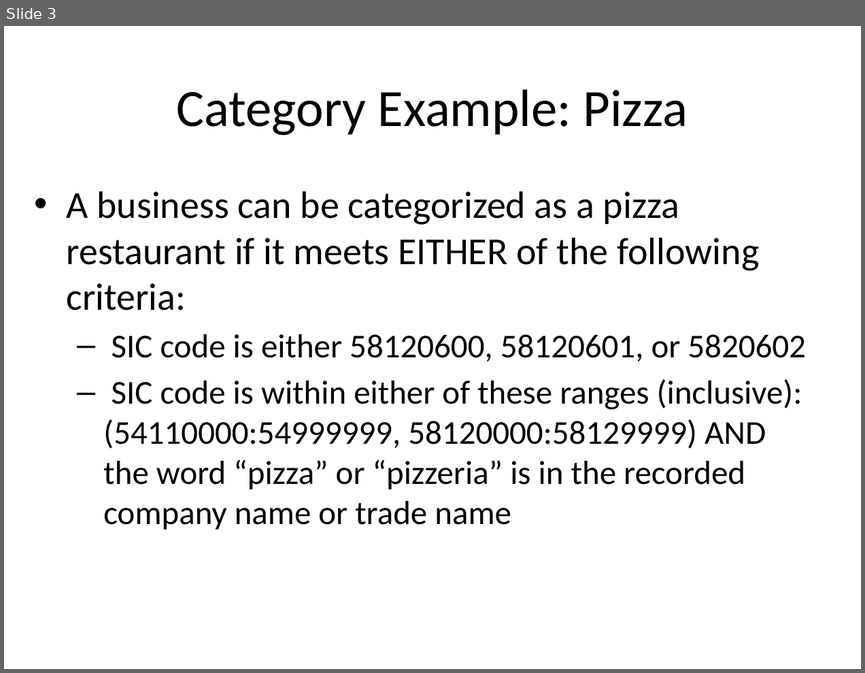
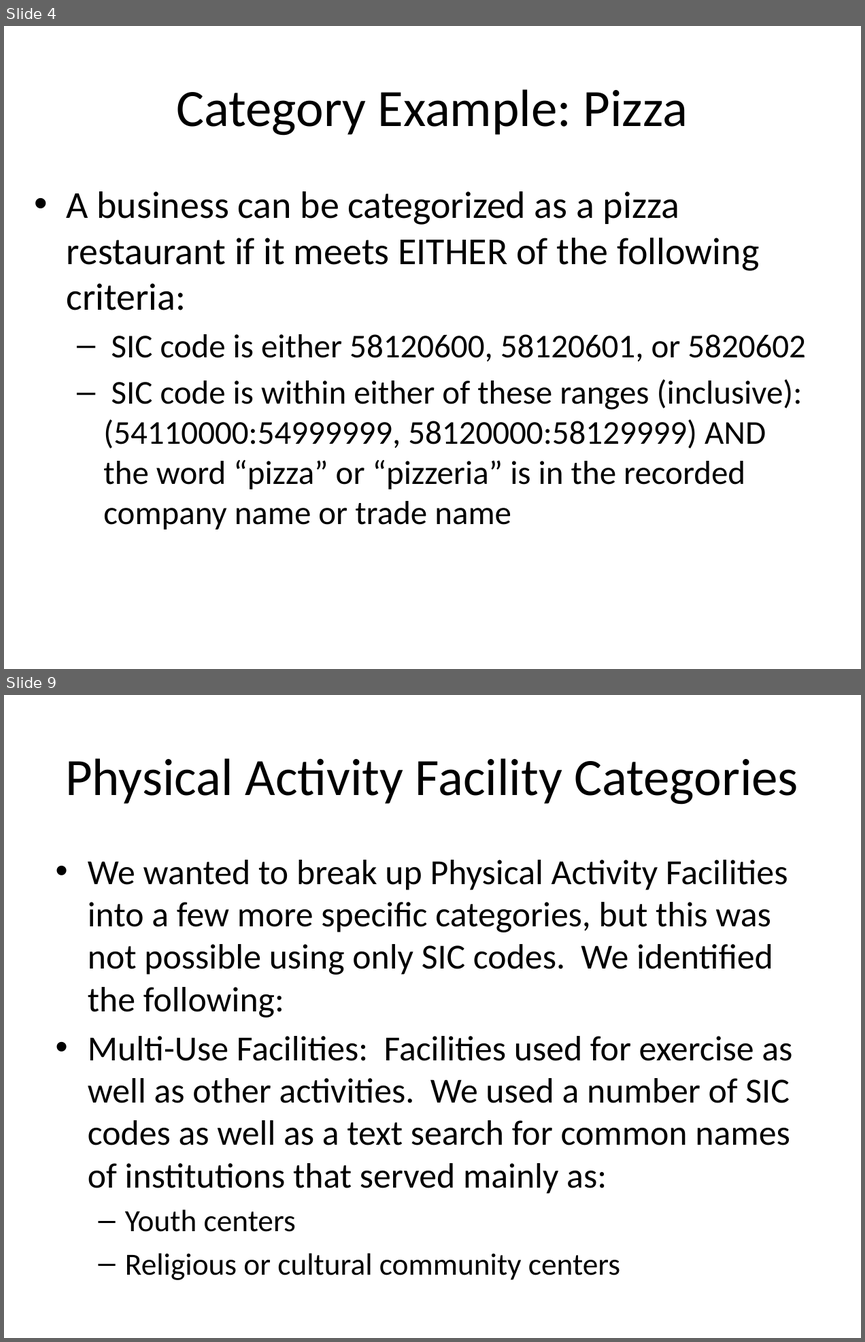
Before and after one commit to RECVD/nets_wrangle, a slide deck: How to Create Your Own NETS Classification Category.pptx. Shown one above the other, each under a label of ours: slide 3 before the commit, slides 4 and 9 after it; the slides between them are not shown. The pictures are 865x673 and 865x1342 pixels, drawn with LibreOffice and Linux fonts; fonts in the diff are those of the drawing. Boxes give left, top, right and bottom in pixels: in the first picture for what was removed or moved away, otherwise in the second. Text is boxed around its words. In the diff, an @@ line names an element or a change of style, - is before the commit and + after.

```diff
--- a/How to Create Your Own NETS Classification Category.pptx
+++ b/How to Create Your Own NETS Classification Category.pptx
@@ slide 9 added at (4,695,861,1338), background #FFFFFF @@
@@ title added at (65,758,798,804), 44 pt, text #000000 @@
+Physical Activity Facility Categories
@@ text added at (88,860,792,1280), 29.6 pt, text #000000 @@
+• We wanted to break up Physical Activity Facilities into a few more specific categories, but this was not possible using only SIC codes. We identified the following:
+• Multi-Use Facilities: Facilities used for exercise as well as other activities. We used a number of SIC codes as well as a text search for common names of institutions that served mainly as:
+  – Youth centers
+  – Religious or cultural community centers
@@ what was slide 3 is now slide 4 @@
```
Also in this commit, not shown: 7 slides changed, 3 other slides added, 5 slides removed.
